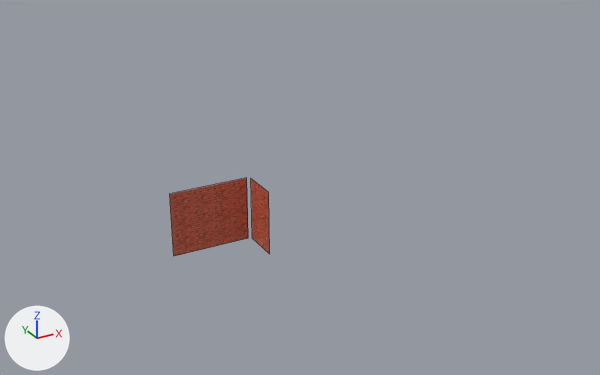
Before and after pictures for a commit that changed the FBX model Steel Heel Jam/Assets/Art/Meshes/Powerhouse/SM_Brick_01.fbx.
Both versions are drawn from a 50 mm camera at (-117.7, -149.0, 96.6) aimed at (-39.8, -7.5, 25.9). Lighting does not change. The marker at lower left points along +X, +Y and +Z. Mesh edges are drawn as thin lines.

In view in the first picture: 'SM_Brick_01'.
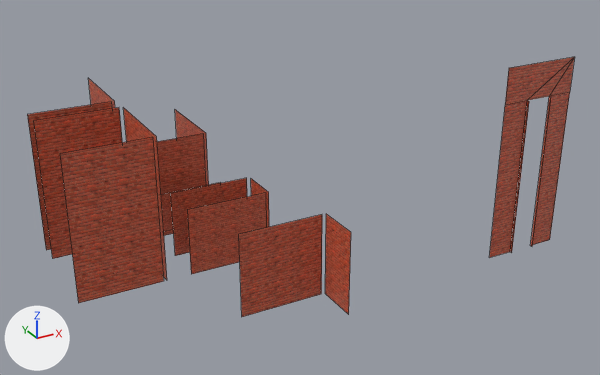
What changed in the scene script:
```text
Change me_cube:
    used by ob_sm_brick_01; location = (0.0, 0.0, 0.0)
    remove me_cube.from_pydata(...)  # 8 vertices, 2 faces; spans x -61.2..-41.3, y 4.5..14.3, z 4.6..20.4
    add me_cube.from_pydata(...)  # 70 vertices, 21 faces; spans x -86.4..-14.2, y -54.4..55.8, z -0.1..61.6
    me_cube part 1
    2 vertices move from x -61.2, y 14.3, z 4.6..20.4 to x -60.8, y 14.3, z 4.6..20.4
    40 vertices are added at x -86.4..-14.2, y -54.4..34.2, z -0.1..61.6
    10 new vertices lie (18.8, 0.0, 0.0) away from vertices in x -86.4..-60.8, y 4.5..34.2, z -0.1..38.1
    6 new vertices lie (0.0, 21.6, 0.0) away from vertices in x -66.8..-43.6, y 4.5..34.2, z -0.1..38.1
    6 new vertices lie (0.0, 0.0, 27.6) away from vertices in x -28.2..-14.2, y -54.4..-53.9, z 28.0
    19 new faces join them
```

Boxes [x1, y1, x2, y2] around the edits, measured in the pictures (600 x 375 px):
'SM_Brick_01', reshaped (444% wider, 230% taller)
    before: [170, 178, 270, 256]
    after: [27, 57, 575, 317]
part 1 of me_cube, built on
    before: [170, 178, 248, 256]
    after: [27, 57, 575, 317]
